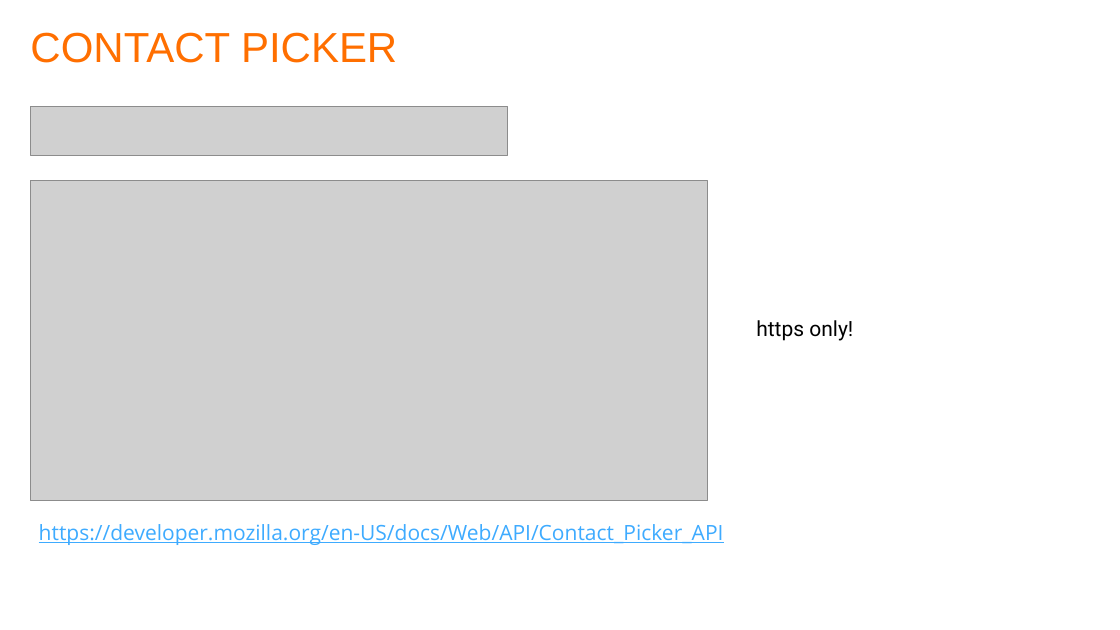
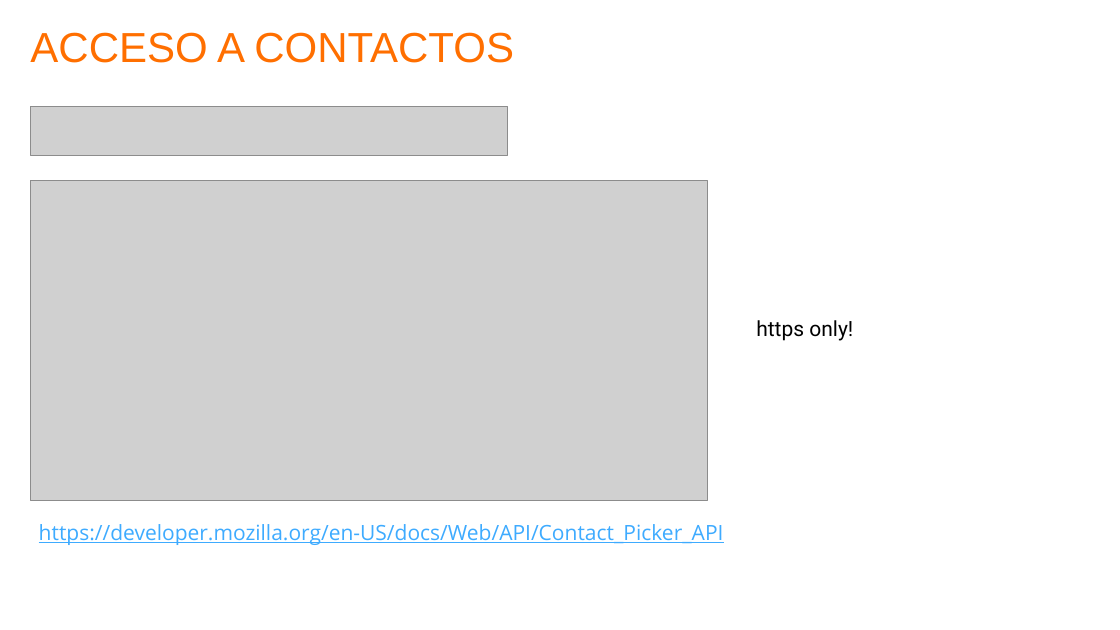
Before and after one commit to matew17/PWA-talk, a slide deck: slide 8 of PWA-Workbox.pptx. Drawn at 1120x630 pixels with LibreOffice and Linux fonts; fonts in the diff are those of the drawing; grey boxes stand for pictures; background and template pictures are left out. Boxes give left, top, right and bottom in pixels: in the first picture for what was removed or moved away, otherwise in the second. Text is boxed around its words. In the diff, an @@ line names an element or a change of style, - is before the commit and + after.

```diff
--- a/PWA-Workbox.pptx
+++ b/PWA-Workbox.pptx
@@ title at box(30, 32, 514, 63): text changed @@
-CONTACT PICKER
+ACCESO A CONTACTOS
```
Also in this commit, not shown: 6 other slides changed, 1 slide added.
